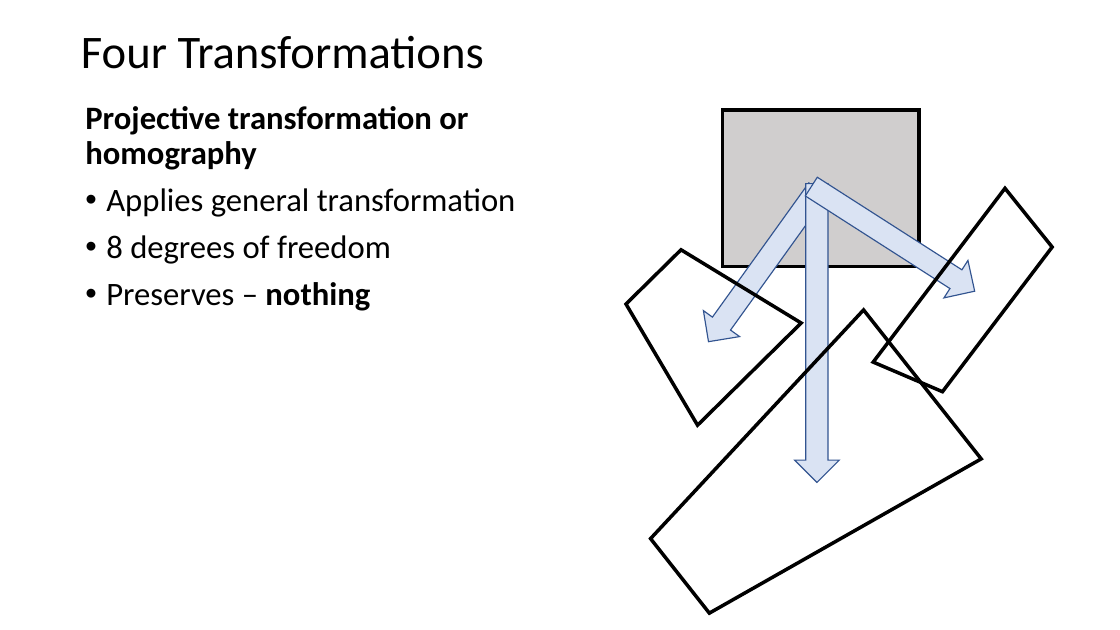
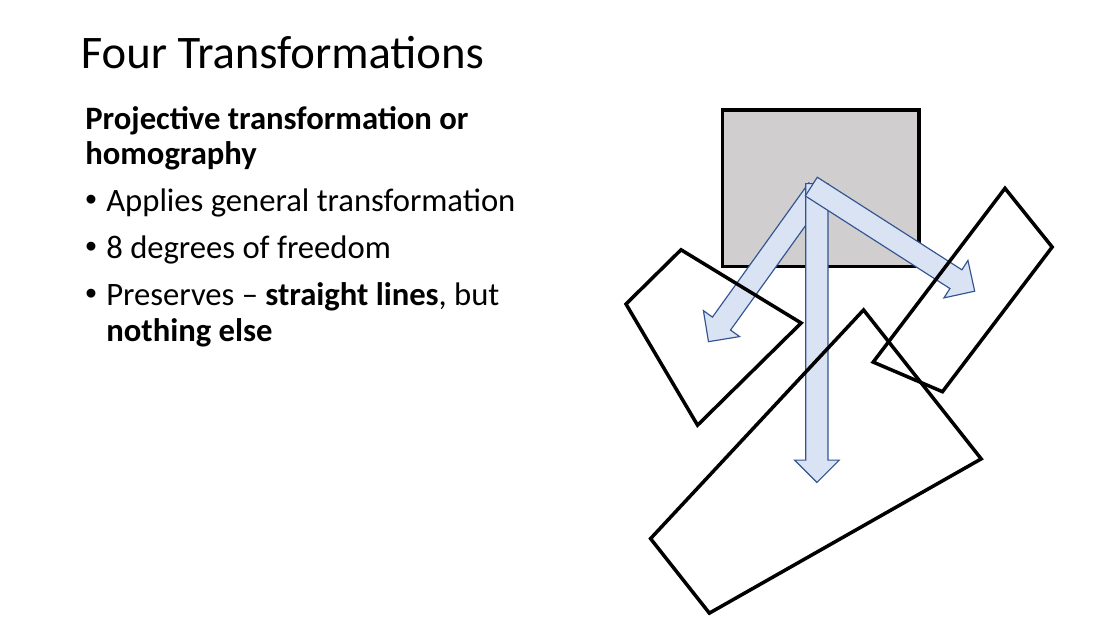
Before and after one commit to StephenElston/CSCI-E25, a slide deck: slide 46 of Slides/9_HomographyProjection.pptx (slide 45 before the commit). Drawn at 1120x630 pixels with LibreOffice and Linux fonts; fonts in the diff are those of the drawing. Boxes give left, top, right and bottom in pixels: in the first picture for what was removed or moved away, otherwise in the second. Text is boxed around its words. In the diff, an @@ line names an element or a change of style, - is before the commit and + after.

```diff
--- a/Slides/9_HomographyProjection.pptx
+++ b/Slides/9_HomographyProjection.pptx
@@ text at (106, 282, 499, 347): text changed; bold on @@
-• Preserves – nothing
+• Preserves – straight lines, but nothing else
```
Also in this commit, not shown: 2 other slides changed, 3 slides added.
